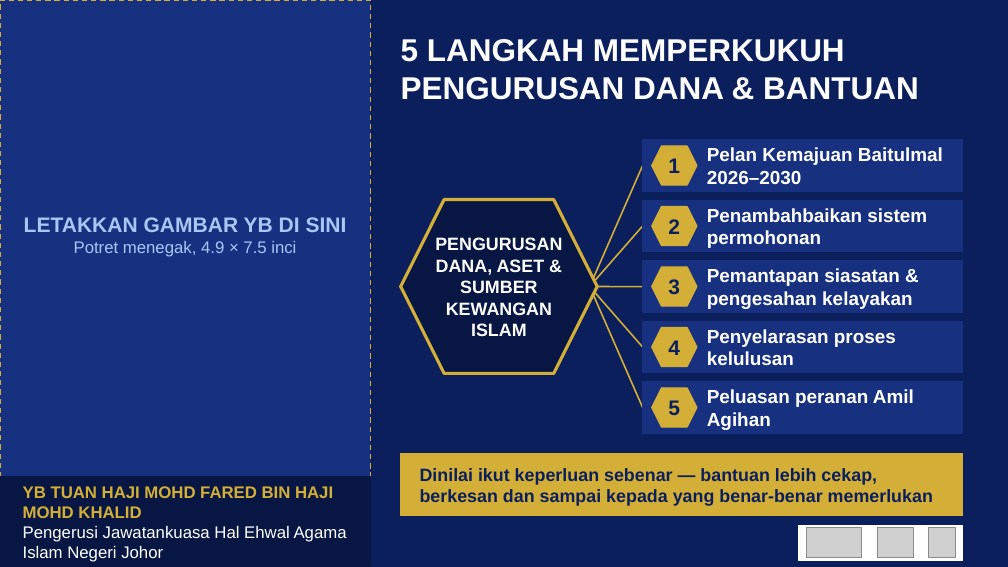
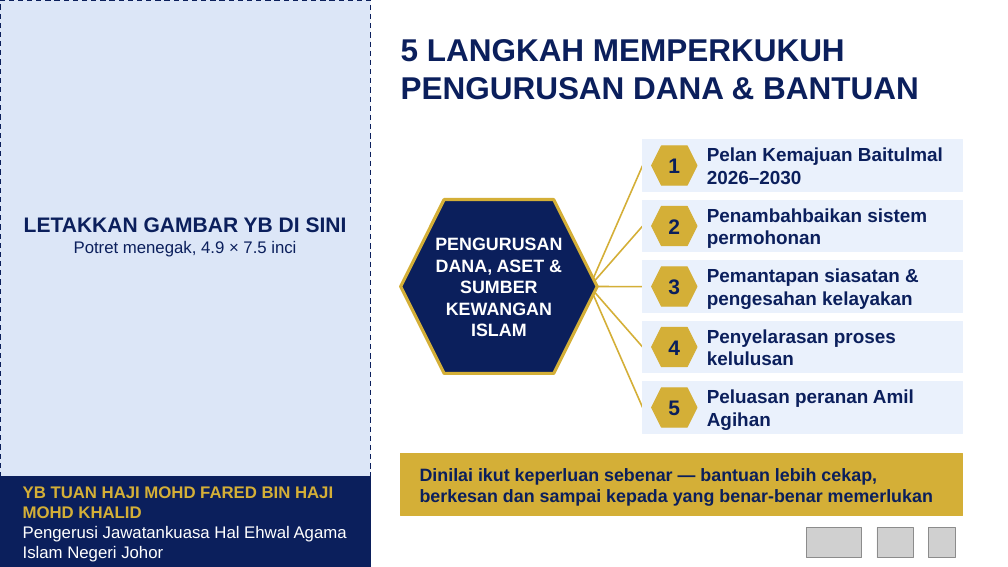
Before and after one commit to nawaljoe/Nawal, a slide deck: slide 1 of Slaid_Penutup_Mindmap.pptx. Drawn at 1008x567 pixels with LibreOffice and Linux fonts; fonts in the diff are those of the drawing; grey boxes stand for pictures. Boxes give left, top, right and bottom in pixels: in the first picture for what was removed or moved away, otherwise in the second. Text is boxed around its words. In the diff, an @@ line names an element or a change of style, - is before the commit and + after.

```diff
--- a/Slaid_Penutup_Mindmap.pptx
+++ b/Slaid_Penutup_Mindmap.pptx
@@ background #0B1F5C to #FFFFFF @@
@@ rectangle at <box>0,0,371,567</box>: fill #17307F to #DCE6F7; outline #D4AF37 1.25 pt dashed to #0B1F5C 1.25 pt dashed @@
@@ text "LETAKKAN GAMBAR YB DI SINI" at <box>24,217,347,257</box>: text colour #A9C6F5 to #0B1F5C @@
@@ hexagon at <box>401,200,597,374</box>: fill #071642 to #0B1F5C @@
@@ fill #17307F to #EAF1FC; outline #17307F 1 pt to #EAF1FC 1 pt in 5 elements at <box>643,140,963,191</box>, <box>643,200,963,252</box>, <box>643,261,963,312</box>, <box>643,321,963,373</box>, <box>643,382,963,433</box> @@
@@ text colour #FFFFFF to #0B1F5C in 6 elements at <box>401,39,919,100</box>, <box>707,147,943,185</box>, <box>707,208,927,248</box>, <box>707,268,912,309</box>, <box>707,329,896,365</box>, <box>707,389,914,430</box> @@
@@ rectangle at <box>0,476,371,567</box>: fill #071642 to #0B1F5C; outline #071642 1 pt to #0B1F5C 1 pt @@
```
